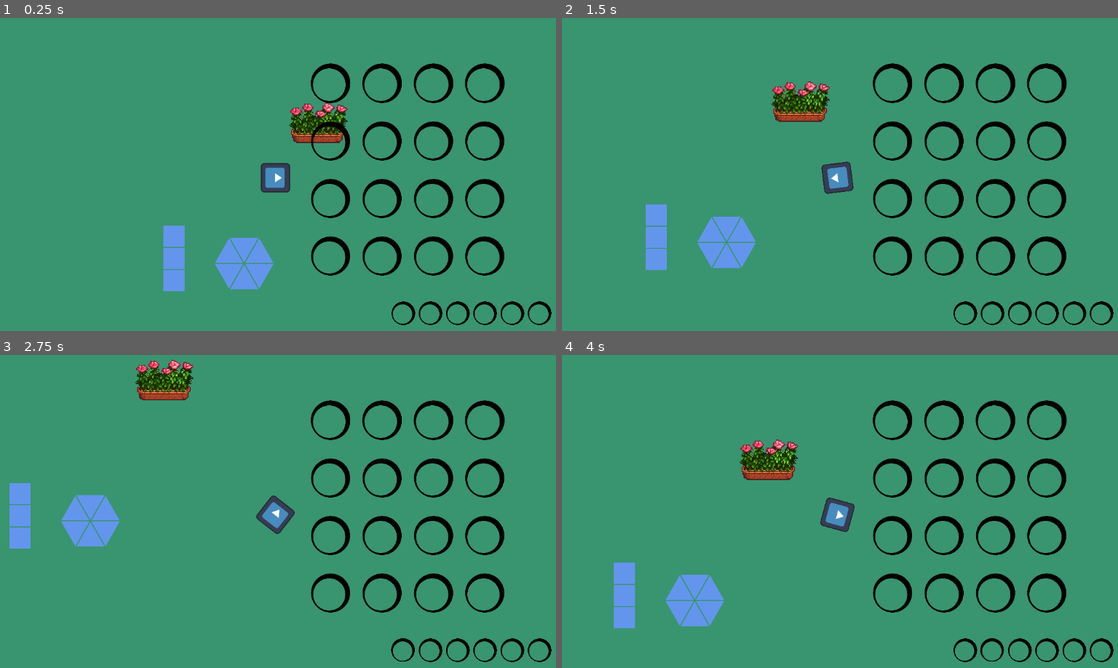
Above: before the commit, frames 1-4 (two rows, left to right).
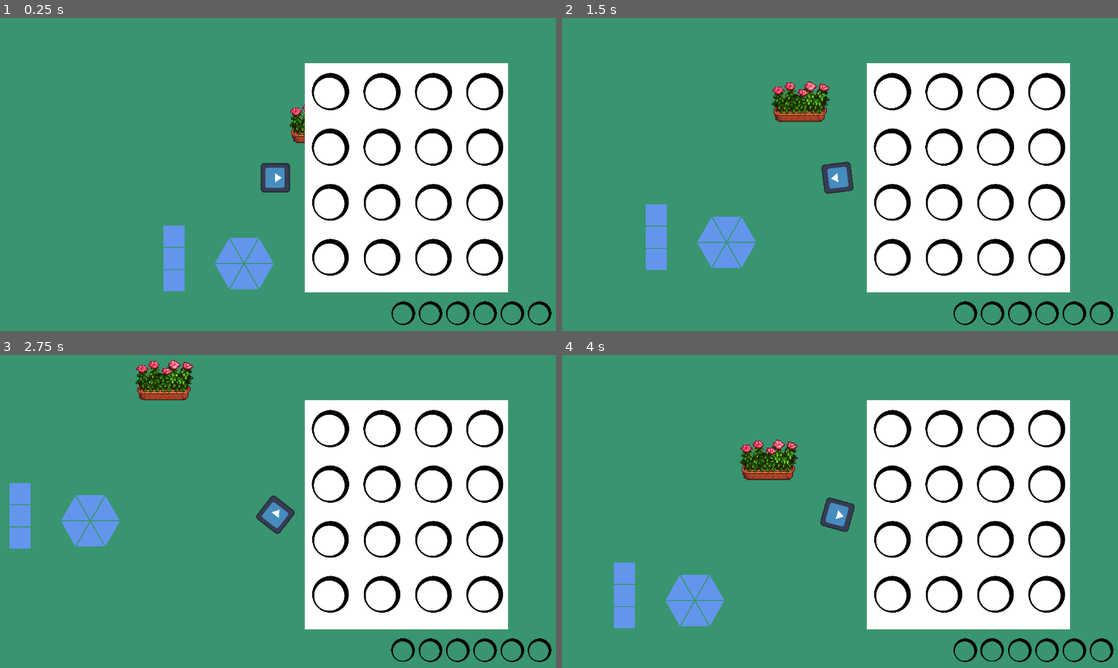
Above: after the commit, the same moments.

Repository: TheodoreVrel/DreamGarden
Game: Godot game, scene res://Scenes/GameManager/GameManager.tscn
The game is run twice, just before and just after one commit, with the same random seed, the same clock (stepped at 60 frames per second) and the same inputs. The engine's default icon, where the game draws it, is replaced by a stand-in: a white triangle on a blue panel in a dark square.
Inputs (mouse positions are in pixels of both pictures, inside the frame that each line leads up to):
- Up to frame 1 (0.25 s): no input
- Up to frame 2 (1.5 s): move the mouse to (967, 161) at 0.52 s; hold D (move_right) 0.53-1.28 s; click (967, 161) at 0.6 s; move the mouse to (723, 193) at 1.27 s; hold S (move_down) from 1.28 s (still down); tap Mouse wheel down (scroll_down) at 1.35 s
- Up to frame 3 (2.75 s): move the mouse to (333, 442) at 2.02 s; release S (move_down) at 2.03 s; hold D (move_right) from 2.03 s (still down); tap Mouse wheel up (scroll_up) at 2.1 s
- Up to frame 4 (4 s): move the mouse to (806, 580) at 2.77 s; release D (move_right) at 2.78 s; hold W (move_up) 2.78-3.53 s; click (806, 580) at 2.85 s; move the mouse to (1012, 564) at 3.52 s; hold A (move_left) from 3.53 s (still down); tap Mouse wheel down (scroll_down) at 3.6 s

The runs differ from the first frame. In frame 1, 26% of the frame differs, in the area x 54-92%, y 14-88%; in frame 2, 26%; in frame 3, 26%; in frame 4, 26%.

Commit message:
slight grid adjustment

Diff:
--- a/Scenes/Player/player.tscn
+++ b/Scenes/Player/player.tscn
@@ -2,7 +2,8 @@
 
 [ext_resource type="Script" path="res://Scenes/Player/Player.gd" id="1_twdbq"]
 [ext_resource type="Texture2D" uid="uid://bnld3st8fkwh6" path="res://Assets/icon.svg" id="2_28m7e"]
-[ext_resource type="Script" path="res://RayCast2D.gd" id="3_vq4e5"]
+[ext_resource type="Script" path="res://Scenes/Player/RayCast2D.gd" id="3_vq4e5"]
+
 
 [sub_resource type="CircleShape2D" id="CircleShape2D_alhqc"]
 radius = 24.0
--- a/Scenes/ShopGrid/ShopGrid.gd
+++ b/Scenes/ShopGrid/ShopGrid.gd
@@ -1,10 +1,10 @@
-extends GridContainer
+extends Control
 
 
 
 
 func _ready():
-	for slot in get_children():
+	for slot in find_child("Grid").get_children():
 		slot.connect("hovered", on_area_entered)
 
 
--- a/Scenes/ShopGrid/shop_grid.tscn
+++ b/Scenes/ShopGrid/shop_grid.tscn
@@ -3,91 +3,108 @@
 [ext_resource type="Script" path="res://Scenes/ShopGrid/ShopGrid.gd" id="1_stsbo"]
 [ext_resource type="PackedScene" uid="uid://cw37aubypcast" path="res://Scenes/Inventory/InventorySlot.tscn" id="2_uqvvj"]
 
-[node name="ShopGrid" type="GridContainer"]
-anchors_preset = -1
+[node name="ShopGrid" type="Control"]
+layout_mode = 3
 anchor_left = 0.55
 anchor_top = 0.15
 anchor_right = 0.9
 anchor_bottom = 0.85
-columns = 4
 script = ExtResource("1_stsbo")
 
-[node name="InventorySlot" parent="." instance=ExtResource("2_uqvvj")]
+[node name="ColorRect" type="ColorRect" parent="."]
+layout_mode = 1
+anchors_preset = 15
+anchor_right = 1.0
+anchor_bottom = 1.0
+grow_horizontal = 2
+grow_vertical = 2
+
+[node name="Grid" type="GridContainer" parent="."]
+layout_mode = 1
+anchors_preset = -1
+anchor_top = 0.042
+anchor_right = 1.0
+anchor_bottom = 1.0
+grow_horizontal = 2
+grow_vertical = 2
+columns = 4
+
+[node name="InventorySlot" parent="Grid" instance=ExtResource("2_uqvvj")]
 layout_mode = 2
 size_flags_horizontal = 7
 size_flags_vertical = 7
 
-[node name="InventorySlot2" parent="." instance=ExtResource("2_uqvvj")]
+[node name="InventorySlot2" parent="Grid" instance=ExtResource("2_uqvvj")]
 layout_mode = 2
 size_flags_horizontal = 7
 size_flags_vertical = 7
 
-[node name="InventorySlot3" parent="." instance=ExtResource("2_uqvvj")]
+[node name="InventorySlot3" parent="Grid" instance=ExtResource("2_uqvvj")]
 layout_mode = 2
 size_flags_horizontal = 7
 size_flags_vertical = 7
 
-[node name="InventorySlot4" parent="." instance=ExtResource("2_uqvvj")]
+[node name="InventorySlot4" parent="Grid" instance=ExtResource("2_uqvvj")]
 layout_mode = 2
 size_flags_horizontal = 7
 size_flags_vertical = 7
 
-[node name="InventorySlot5" parent="." instance=ExtResource("2_uqvvj")]
+[node name="InventorySlot5" parent="Grid" instance=ExtResource("2_uqvvj")]
 layout_mode = 2
 size_flags_horizontal = 7
 size_flags_vertical = 7
 
-[node name="InventorySlot6" parent="." instance=ExtResource("2_uqvvj")]
+[node name="InventorySlot6" parent="Grid" instance=ExtResource("2_uqvvj")]
 layout_mode = 2
 size_flags_horizontal = 7
 size_flags_vertical = 7
 
-[node name="InventorySlot7" parent="." instance=ExtResource("2_uqvvj")]
+[node name="InventorySlot7" parent="Grid" instance=ExtResource("2_uqvvj")]
 layout_mode = 2
 size_flags_horizontal = 7
 size_flags_vertical = 7
 
-[node name="InventorySlot8" parent="." instance=ExtResource("2_uqvvj")]
+[node name="InventorySlot8" parent="Grid" instance=ExtResource("2_uqvvj")]
 layout_mode = 2
 size_flags_horizontal = 7
 size_flags_vertical = 7
 
-[node name="InventorySlot9" parent="." instance=ExtResource("2_uqvvj")]
+[node name="InventorySlot9" parent="Grid" instance=ExtResource("2_uqvvj")]
 layout_mode = 2
 size_flags_horizontal = 7
 size_flags_vertical = 7
 
-[node name="InventorySlot10" parent="." instance=ExtResource("2_uqvvj")]
+[node name="InventorySlot10" parent="Grid" instance=ExtResource("2_uqvvj")]
 layout_mode = 2
 size_flags_horizontal = 7
 size_flags_vertical = 7
 
-[node name="InventorySlot11" parent="." instance=ExtResource("2_uqvvj")]
+[node name="InventorySlot11" parent="Grid" instance=ExtResource("2_uqvvj")]
 layout_mode = 2
 size_flags_horizontal = 7
 size_flags_vertical = 7
 
-[node name="InventorySlot12" parent="." instance=ExtResource("2_uqvvj")]
+[node name="InventorySlot12" parent="Grid" instance=ExtResource("2_uqvvj")]
 layout_mode = 2
 size_flags_horizontal = 7
 size_flags_vertical = 7
 
-[node name="InventorySlot13" parent="." instance=ExtResource("2_uqvvj")]
+[node name="InventorySlot13" parent="Grid" instance=ExtResource("2_uqvvj")]
 layout_mode = 2
 size_flags_horizontal = 7
 size_flags_vertical = 7
 
-[node name="InventorySlot14" parent="." instance=ExtResource("2_uqvvj")]
+[node name="InventorySlot14" parent="Grid" instance=ExtResource("2_uqvvj")]
 layout_mode = 2
 size_flags_horizontal = 7
 size_flags_vertical = 7
 
-[node name="InventorySlot15" parent="." instance=ExtResource("2_uqvvj")]
+[node name="InventorySlot15" parent="Grid" instance=ExtResource("2_uqvvj")]
 layout_mode = 2
 size_flags_horizontal = 7
 size_flags_vertical = 7
 
-[node name="InventorySlot16" parent="." instance=ExtResource("2_uqvvj")]
+[node name="InventorySlot16" parent="Grid" instance=ExtResource("2_uqvvj")]
 layout_mode = 2
 size_flags_horizontal = 7
 size_flags_vertical = 7
Renamed: Scenes/RayCast2D.gd -> Scenes/Player/RayCast2D.gd
